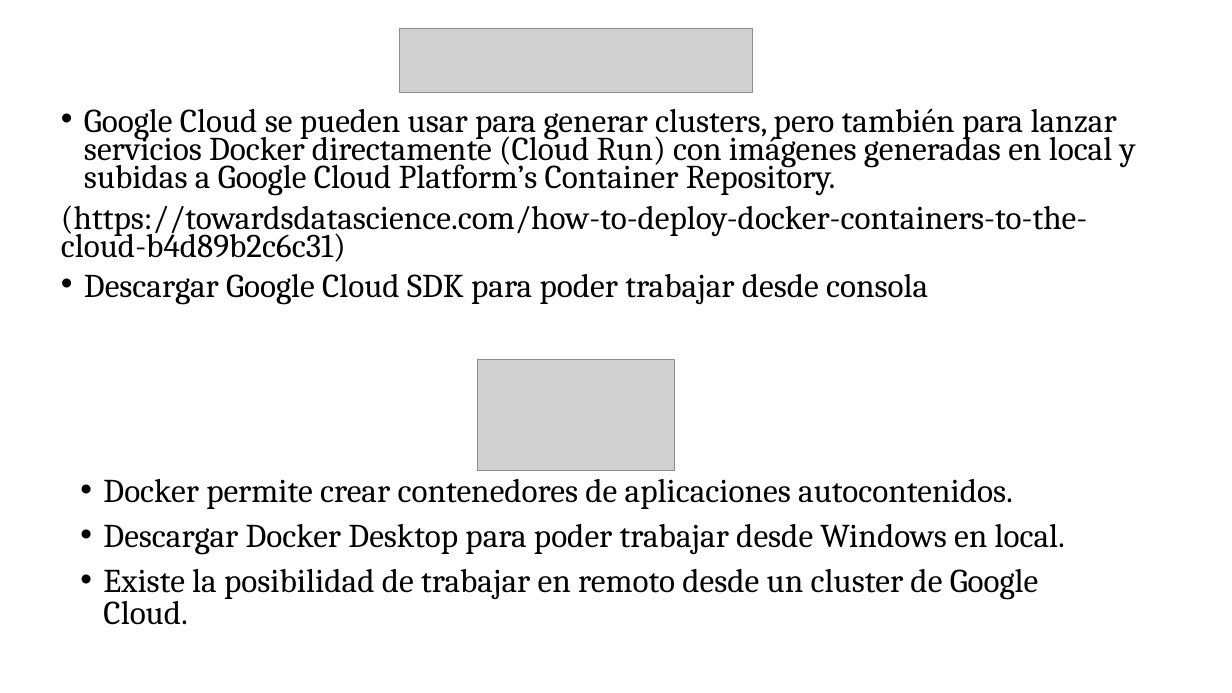
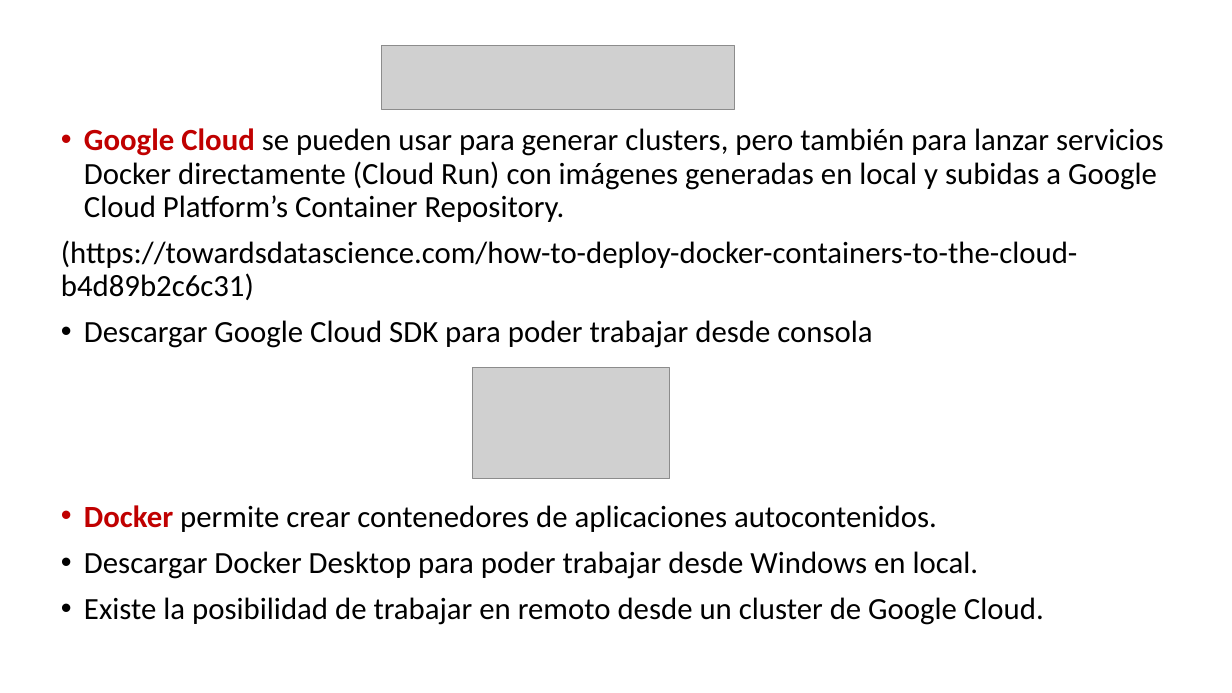
Before and after one commit to luciatomainodelacr/TFM, a slide deck: slide 4 of TFM.pptx. Drawn at 1232x693 pixels with LibreOffice and Linux fonts; fonts in the diff are those of the drawing; grey boxes stand for pictures. Boxes give left, top, right and bottom in pixels: in the first picture for what was removed or moved away, otherwise in the second. Text is boxed around its words. In the diff, an @@ line names an element or a change of style, - is before the commit and + after.

```diff
--- a/TFM.pptx
+++ b/TFM.pptx
@@ picture: place and size @@
-picture at bbox=[399, 28, 752, 92]
+picture at bbox=[382, 45, 735, 110]
@@ text "Google Cloud se pueden usar ...": place and size @@
-text "Google Cloud se pueden usar ..." at bbox=[61, 108, 1136, 305]
+text "Google Cloud se pueden usar ..." at bbox=[61, 128, 1164, 625]
@@ text at bbox=[61, 128, 1164, 348]: size 25.9 to 24 pt, font Cambria to Calibri in "Google Cloud se pueden usar para generar ...", "(https://towardsdatascience.com/how-to-deploy-docker-contain ...", "Descargar Google Cloud SDK para poder trabajar ..."; text colour #000000 to #C00000, bold on in "Google Cloud"; line spacing 0.7 to 0.9 @@
@@ picture: place and size @@
-picture at bbox=[477, 360, 675, 470]
+picture at bbox=[472, 368, 670, 479]
@@ text removed at bbox=[103, 479, 1065, 625] @@
-• Docker permite crear contenedores de aplicaciones autocontenidos.
-• Descargar Docker Desktop para poder trabajar desde Windows en local.
-• Existe la posibilidad de trabajar en remoto desde un cluster de Google Cloud.
@@ text at bbox=[84, 505, 1044, 625]: paragraphs added @@
+• Docker permite crear contenedores de aplicaciones autocontenidos.
+• Descargar Docker Desktop para poder trabajar desde Windows en local.
+• Existe la posibilidad de trabajar en remoto desde un cluster de Google Cloud.
```
Also in this commit, not shown: 4 other slides changed, 3 slides added, 1 other file.
